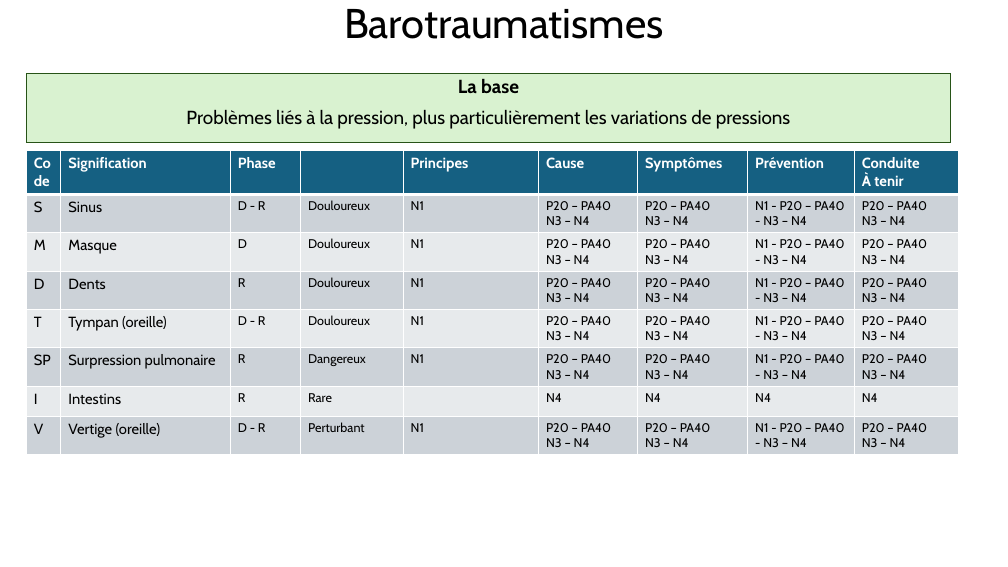
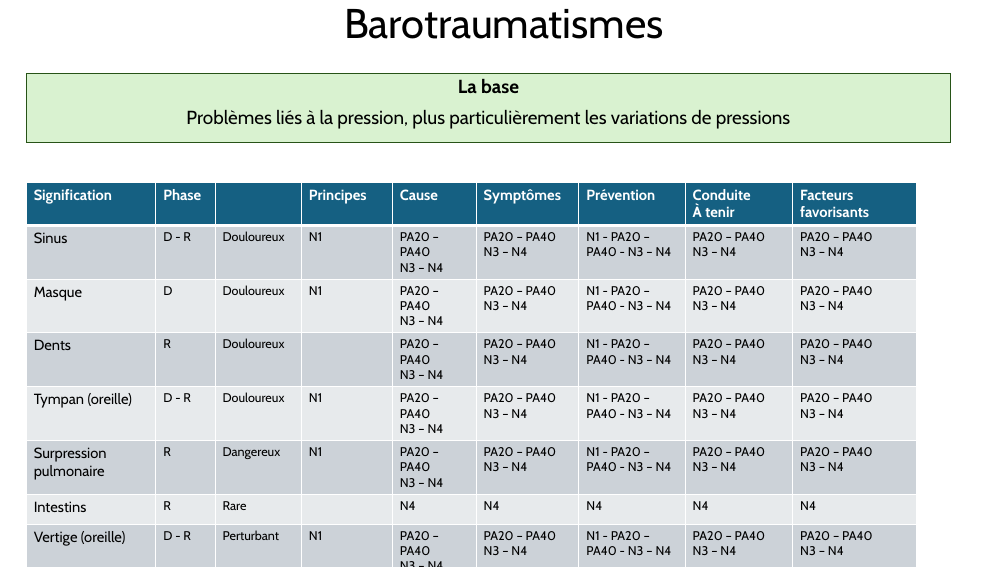
Before and after one commit to ArtigueOlivier/mf1, a slide deck: slide 1 of ppt/barotrauma.pptx (slide 3 before the commit). Drawn at 1008x567 pixels with LibreOffice and Linux fonts; fonts in the diff are those of the drawing. Boxes give left, top, right and bottom in pixels: in the first picture for what was removed or moved away, otherwise in the second. Text is boxed around its words. In the diff, an @@ line names an element or a change of style, - is before the commit and + after.

```diff
--- a/ppt/barotrauma.pptx
+++ b/ppt/barotrauma.pptx
@@ table at (x1=26, y1=182, x2=917, y2=559) @@
-row 1: Code | Signification | Phase |  | Principes | Cause | Symptômes | Prévention | Conduite / À tenir
+row 1: Signification | Phase |  | Principes | Cause | Symptômes | Prévention | Conduite / À tenir | Facteurs favorisants
-row 2: S | Sinus | D - R | Douloureux | N1 | P20 – PA40 / N3 – N4 | P20 – PA40 / N3 – N4 | N1 - P20 – PA40 - N3 – N4 | P20 – PA40 / N3 – N4
+row 2: Sinus | D - R | Douloureux | N1 | PA20 – PA40 / N3 – N4 | PA20 – PA40 / N3 – N4 | N1 - PA20 – PA40 - N3 – N4 | PA20 – PA40 / N3 – N4 | PA20 – PA40 / N3 – N4
-row 3: M | Masque | D | Douloureux | N1 | P20 – PA40 / N3 – N4 | P20 – PA40 / N3 – N4 | N1 - P20 – PA40 - N3 – N4 | P20 – PA40 / N3 – N4
+row 3: Masque | D | Douloureux | N1 | PA20 – PA40 / N3 – N4 | PA20 – PA40 / N3 – N4 | N1 - PA20 – PA40 - N3 – N4 | PA20 – PA40 / N3 – N4 | PA20 – PA40 / N3 – N4
-row 4: D | Dents | R | Douloureux | N1 | P20 – PA40 / N3 – N4 | P20 – PA40 / N3 – N4 | N1 - P20 – PA40 - N3 – N4 | P20 – PA40 / N3 – N4
+row 4: Dents | R | Douloureux |  | PA20 – PA40 / N3 – N4 | PA20 – PA40 / N3 – N4 | N1 - PA20 – PA40 - N3 – N4 | PA20 – PA40 / N3 – N4 | PA20 – PA40 / N3 – N4
-row 5: T | Tympan (oreille) | D - R | Douloureux | N1 | P20 – PA40 / N3 – N4 | P20 – PA40 / N3 – N4 | N1 - P20 – PA40 - N3 – N4 | P20 – PA40 / N3 – N4
+row 5: Tympan (oreille) | D - R | Douloureux | N1 | PA20 – PA40 / N3 – N4 | PA20 – PA40 / N3 – N4 | N1 - PA20 – PA40 - N3 – N4 | PA20 – PA40 / N3 – N4 | PA20 – PA40 / N3 – N4
-row 6: SP | Surpression pulmonaire | R | Dangereux | N1 | P20 – PA40 / N3 – N4 | P20 – PA40 / N3 – N4 | N1 - P20 – PA40 - N3 – N4 | P20 – PA40 / N3 – N4
+row 6: Surpression pulmonaire | R | Dangereux | N1 | PA20 – PA40 / N3 – N4 | PA20 – PA40 / N3 – N4 | N1 - PA20 – PA40 - N3 – N4 | PA20 – PA40 / N3 – N4 | PA20 – PA40 / N3 – N4
-row 7: I | Intestins | R | Rare |  | N4 | N4 | N4 | N4
+row 7: Intestins | R | Rare |  | N4 | N4 | N4 | N4 | N4
-row 8: V | Vertige (oreille) | D - R | Perturbant | N1 | P20 – PA40 / N3 – N4 | P20 – PA40 / N3 – N4 | N1 - P20 – PA40 - N3 – N4 | P20 – PA40 / N3 – N4
+row 8: Vertige (oreille) | D - R | Perturbant | N1 | PA20 – PA40 / N3 – N4 | PA20 – PA40 / N3 – N4 | N1 - PA20 – PA40 - N3 – N4 | PA20 – PA40 / N3 – N4 | PA20 – PA40 / N3 – N4
@@ table resized from (x1=26, y1=151, x2=960, y2=451) to (x1=26, y1=182, x2=917, y2=559) @@
```
Also in this commit, not shown: 1 other slide changed, 2 slides added, 1 slide removed, 4 other files.
